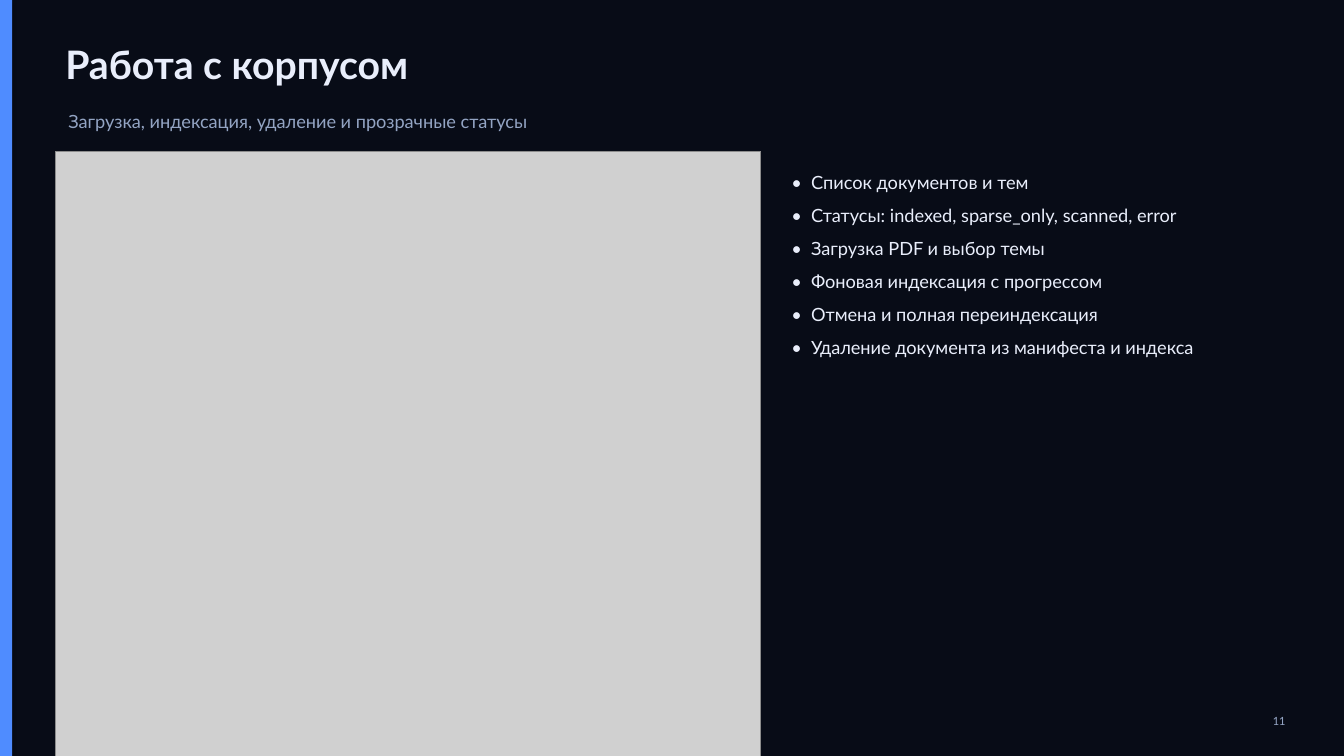
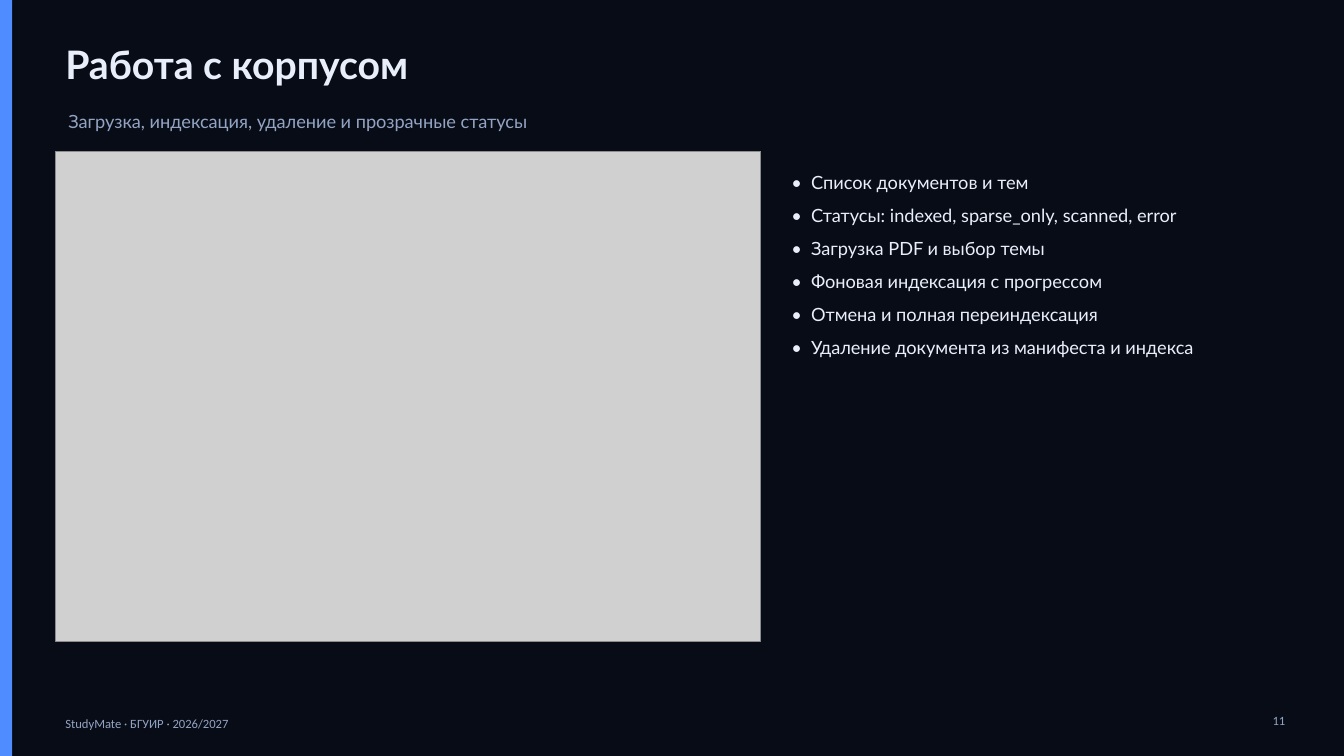
Before and after one commit to evangreen165/studymate-rag, a slide deck: slide 11 of docs/presentation/Презентация_защита_StudyMate.pptx. Drawn at 1344x756 pixels with LibreOffice and Linux fonts; fonts in the diff are those of the drawing; grey boxes stand for pictures. Boxes give left, top, right and bottom in pixels: in the first picture for what was removed or moved away, otherwise in the second. Text is boxed around its words. In the diff, an @@ line names an element or a change of style, - is before the commit and + after.

Commit message:
docs: regenerate PZ, deck and site with improved retrieval metrics
- Faithfulness 0.892, Answer Relevancy 0.774, Context Precision 0.886,
  Context Recall 0.844, gold hit 0.667 at top-4
- PZ describes topic routing, TOC filtering and weighted fusion
- new wide UI screenshots show the OOP answer grounded in page 11
- performance updated: p50 2.03 s, p95 3.20 s, RPS 1.75, RAM 1.34 GB

```diff
--- a/docs/presentation/Презентация_защита_StudyMate.pptx
+++ b/docs/presentation/Презентация_защита_StudyMate.pptx
@@ picture: place and size @@
-picture at (55, 151, 761, 756)
+picture at (55, 151, 761, 641)
@@ text added at (65, 719, 229, 730), 9 pt, text #93A4C3 @@
+StudyMate · БГУИР · 2026/2027
```
Also in this commit, not shown: 6 other slides changed, 38 other files.
